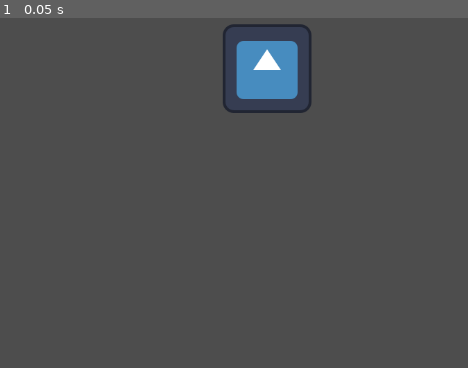
Above: before the commit, frame 1.
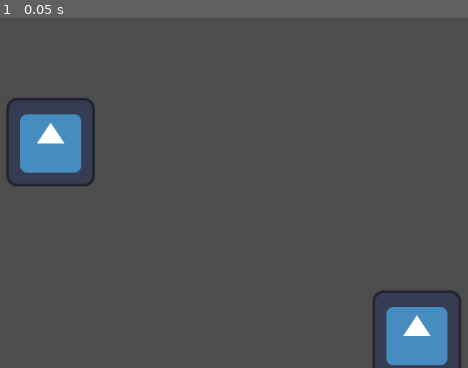
Above: after the commit, the same moment.

Repository: yehorm14/GUTS-Hackathon-2025-
Game: Godot game, scene res://scenes/main.tscn
The game is run twice, just before and just after one commit, with the same random seed, the same clock (stepped at 60 frames per second) and the same inputs. The project has no main scene, so this scene is started directly. The engine's default icon, where the game draws it, is replaced by a stand-in: a white triangle on a blue panel in a dark square.
Inputs:
- Up to frame 1 (0.05 s): no input

The runs differ from the first frame. In frame 1, 8.2% of the frame differs, in the area x 1-99%, y 1-100%.

Commit message:
two players

Diff:
--- /dev/null
+++ b/entities/player.tscn
@@ -0,0 +1,12 @@
+[gd_scene load_steps=2 format=3 uid="uid://5g1mx6y7010h"]
+
+[ext_resource type="Texture2D" uid="uid://dbieblxkvg0ey" path="res://icon.svg" id="1_merdl"]
+
+[node name="Player" type="Node2D"]
+
+[node name="Sprite2D" type="Sprite2D" parent="."]
+texture = ExtResource("1_merdl")
+
+[node name="Icon" type="Sprite2D" parent="."]
+position = Vector2(528, 278)
+texture = ExtResource("1_merdl")
--- a/scenes/main.tscn
+++ b/scenes/main.tscn
@@ -1,11 +1,8 @@
-[gd_scene load_steps=3 format=3 uid="uid://cp7wurbcnv444"]
+[gd_scene load_steps=2 format=3 uid="uid://cp7wurbcnv444"]
 
-[ext_resource type="Texture2D" uid="uid://dbieblxkvg0ey" path="res://icon.svg" id="1_o5qli"]
-[ext_resource type="Script" uid="uid://nysxpfppqa0l" path="res://scenes/icon.gd" id="2_0wfyh"]
+[ext_resource type="PackedScene" uid="uid://5g1mx6y7010h" path="res://entities/player.tscn" id="1_o5qli"]
 
 [node name="Main" type="Node2D"]
 
-[node name="Icon" type="Sprite2D" parent="."]
-position = Vector2(561, 216)
-texture = ExtResource("1_o5qli")
-script = ExtResource("2_0wfyh")
+[node name="Player" parent="." instance=ExtResource("1_o5qli")]
+position = Vector2(249, 322)
